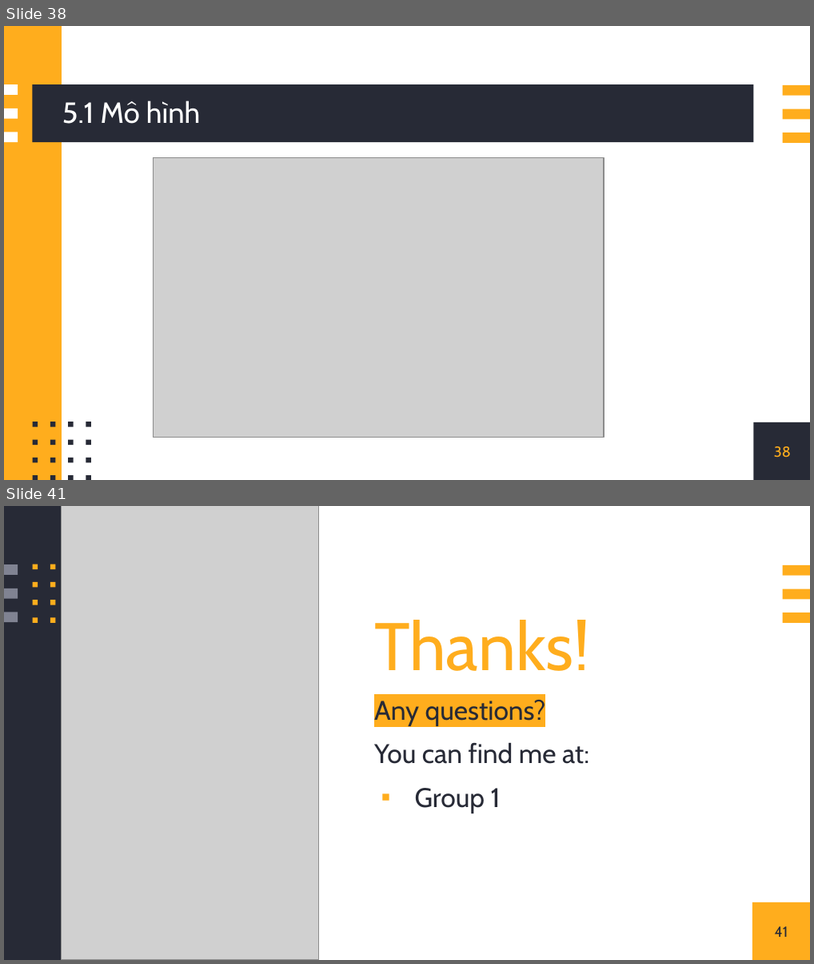
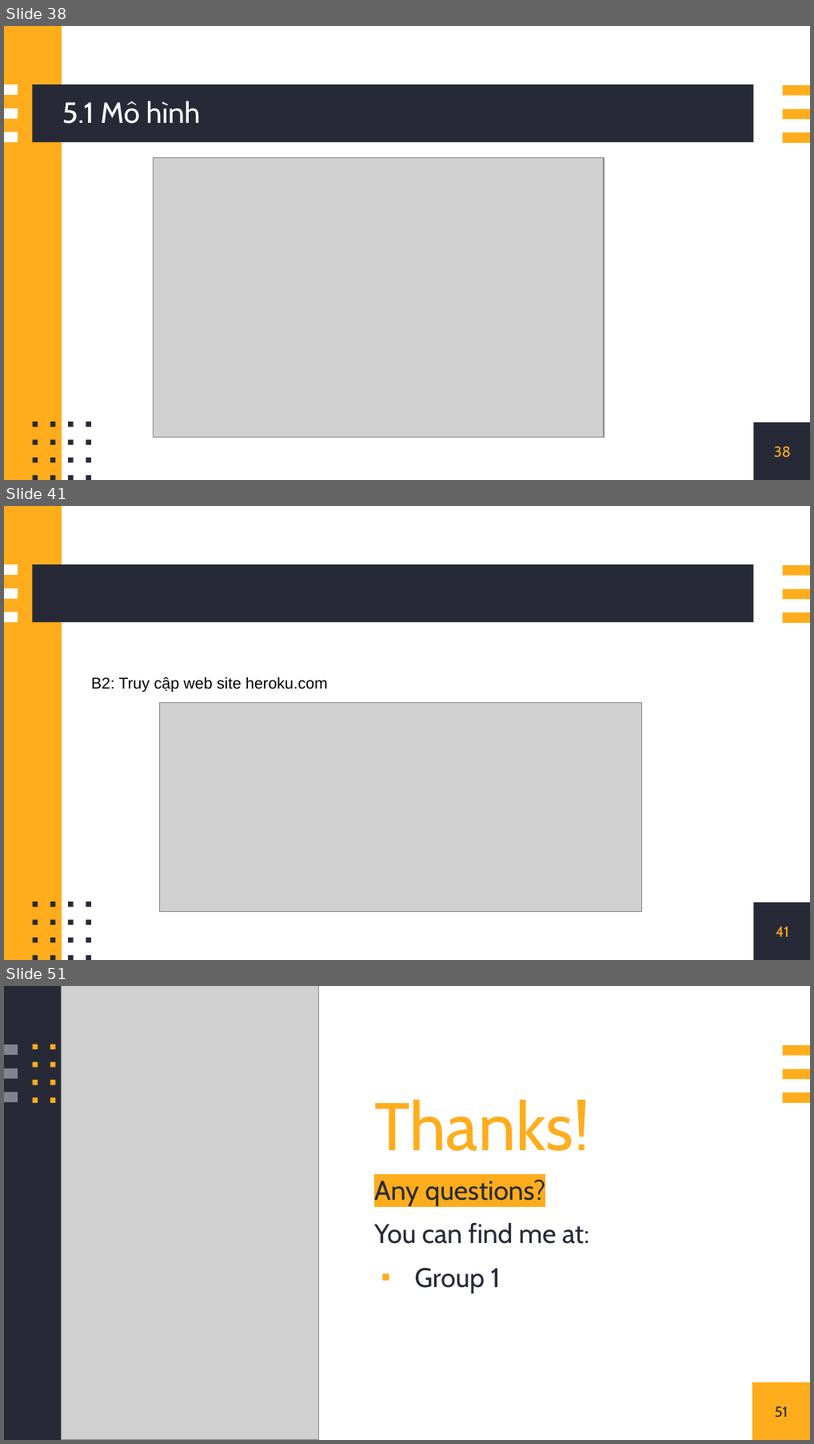
Before and after one commit to doitino/DoAn_CNPM_QuanLyGiangVien, a slide deck: nhom1.pptx. Shown one above the other, each under a label of ours: slides 38 and 41 before the commit, slides 38, 41 and 51 after it; the slides between them are not shown. The pictures are 814x964 and 814x1444 pixels, drawn with LibreOffice and Linux fonts; fonts in the diff are those of the drawing; grey boxes stand for pictures. Boxes give left, top, right and bottom in pixels: in the first picture for what was removed or moved away, otherwise in the second. Text is boxed around its words. In the diff, an @@ line names an element or a change of style, - is before the commit and + after.

```diff
--- a/nhom1.pptx
+++ b/nhom1.pptx
@@ slide 41 added at bbox=[4, 506, 810, 960], background #FFFFFF; not listed: 25 template elements that a slide beside it also shows @@
@@ text added at bbox=[91, 676, 328, 692], 14 pt, text #000000 @@
+B2: Truy cập web site heroku.com
@@ picture added at bbox=[160, 702, 642, 911] @@
@@ page number added at bbox=[776, 926, 790, 936], 13 pt, text #FFAD1D @@
+41
@@ what was slide 41 is now slide 51 @@
@@ page number at bbox=[775, 1406, 788, 1417]: text changed @@
-41
+51
```
Also in this commit, not shown: 2 slides changed, 9 other slides added, 55 other files.
